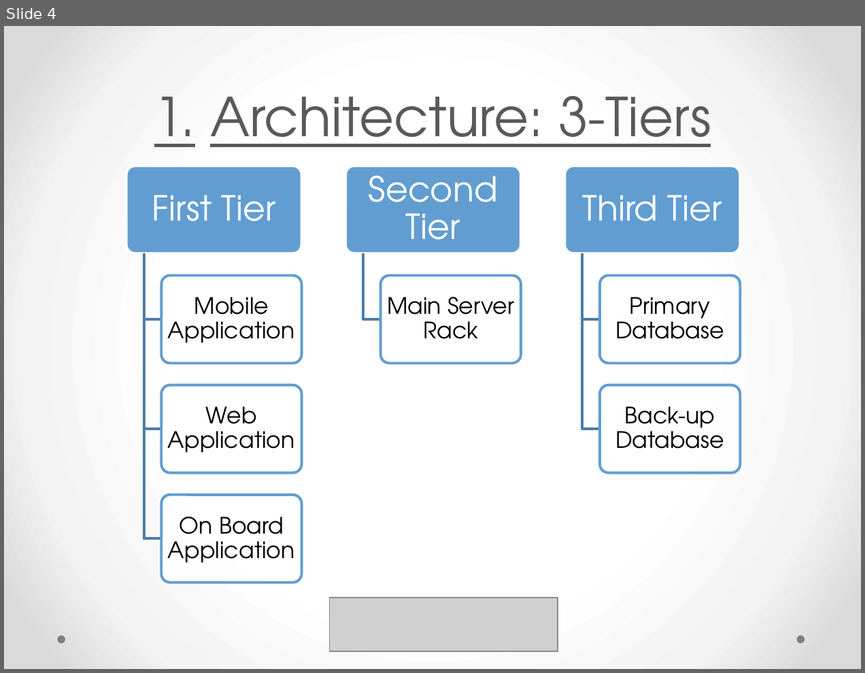
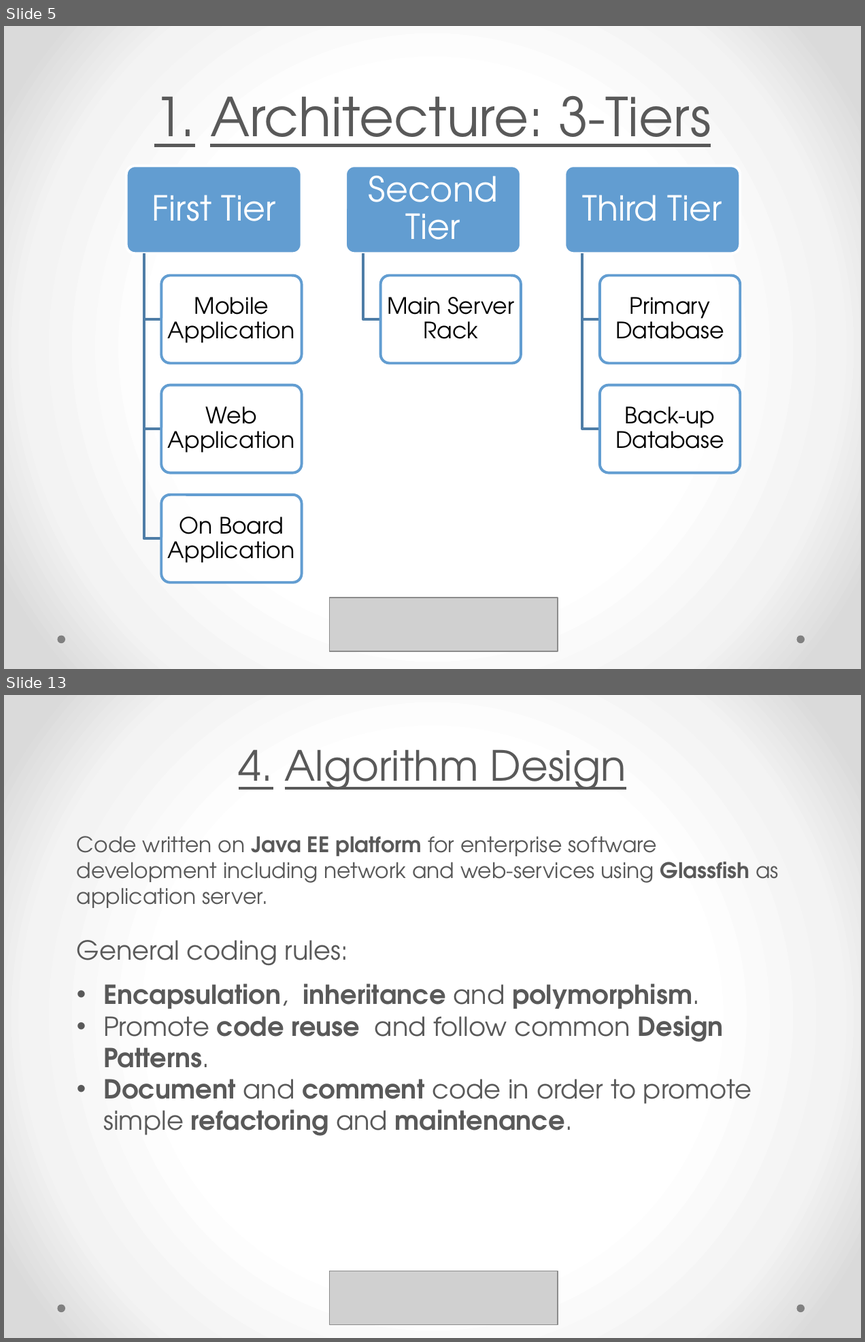
Before and after one commit to yangi92/SE2_PowerEnJoy, a slide deck: PP/PresentationDD.pptx. Shown one above the other, each under a label of ours: slide 4 before the commit, slides 5 and 13 after it; the slides between them are not shown. The pictures are 865x673 and 865x1342 pixels, drawn with LibreOffice and Linux fonts; fonts in the diff are those of the drawing; grey boxes stand for pictures. Boxes give left, top, right and bottom in pixels: in the first picture for what was removed or moved away, otherwise in the second. Text is boxed around its words. In the diff, an @@ line names an element or a change of style, - is before the commit and + after.

```diff
--- a/PP/PresentationDD.pptx
+++ b/PP/PresentationDD.pptx
@@ slide 13 added at (x1=4, y1=695, x2=861, y2=1338), background gradient #FFFFFF to #F4F4F4 to #DADADA; not listed: 2 template elements that a slide beside it also shows @@
@@ title added at (x1=239, y1=749, x2=626, y2=790), 35 pt, text #595959, underline @@
+4. Algorithm Design
@@ text added at (x1=77, y1=836, x2=779, y2=1136), 22 pt, text #595959 @@
+Code written on Java EE platform for enterprise software development including network and web-services using Glassfish as application server.
+General coding rules:
+• Encapsulation, inheritance and polymorphism.
+• Promote code reuse and follow common Design Patterns.
+• Document and comment code in order to promote simple refactoring and maintenance.
@@ picture added at (x1=330, y1=1271, x2=558, y2=1325) @@
@@ what was slide 4 is now slide 5 @@
```
Also in this commit, not shown: 7 slides changed, 3 other slides added.
